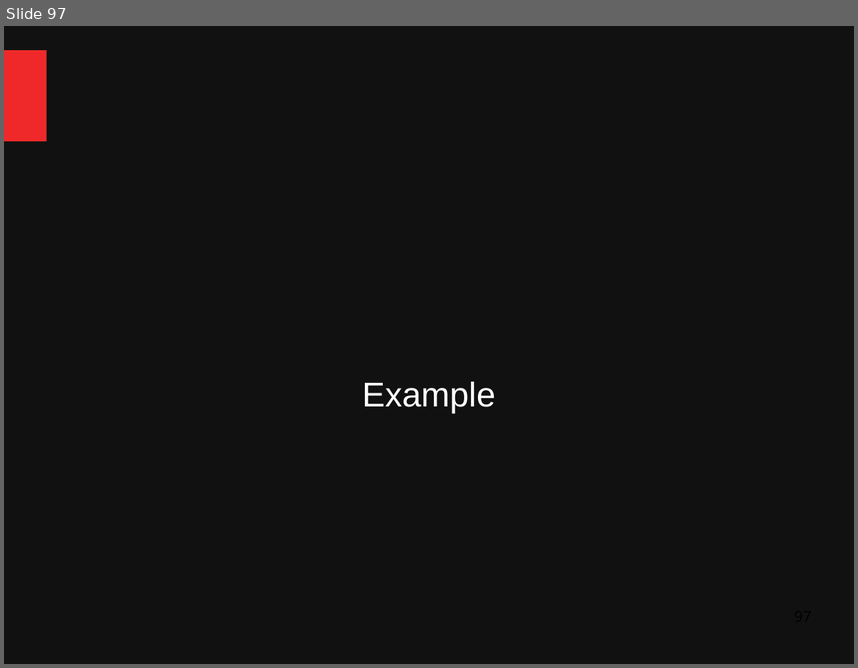
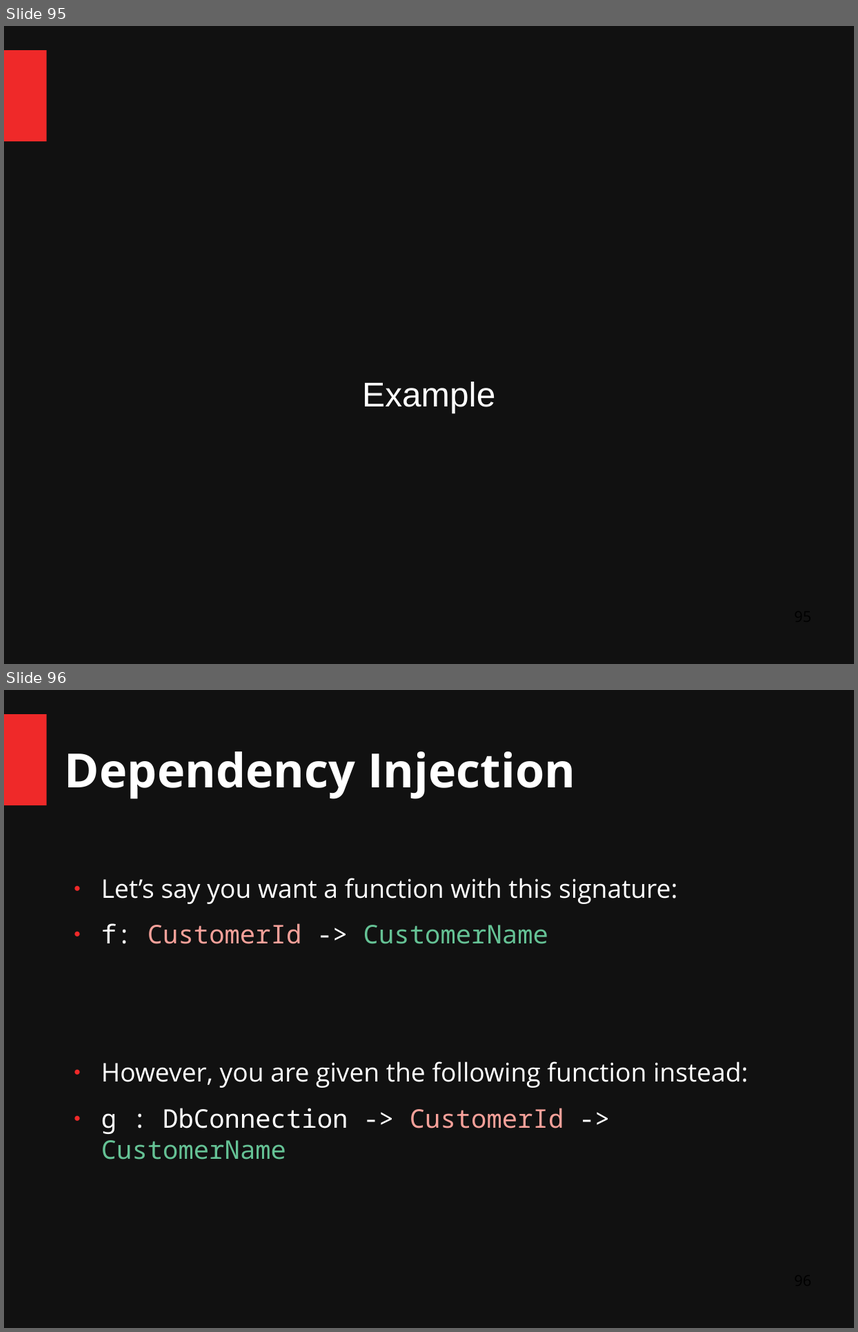
Before and after one commit to ChangHaiBin/FSharpPowerPoint, a slide deck: FSharp Talk Dark2.odp. Shown one above the other, each under a label of ours: slide 97 before the commit, slides 95 and 96 after it. The pictures are 858x668 and 858x1332 pixels, drawn with LibreOffice and Linux fonts; fonts in the diff are those of the drawing. Boxes give left, top, right and bottom in pixels: in the first picture for what was removed or moved away, otherwise in the second. Text is boxed around its words. In the diff, an @@ line names an element or a change of style, - is before the commit and + after.

Commit message:
dependency injection

```diff
--- a/FSharp Talk Dark2.odp
+++ b/FSharp Talk Dark2.odp
@@ slide 96 added at (x1=4, y1=690, x2=854, y2=1328), background #111111; not listed: 1 template element that a slide beside it also shows @@
@@ title added at (x1=65, y1=751, x2=575, y2=799), 44 pt, text #FFFFFF, bold @@
+Dependency Injection
@@ text added at (x1=101, y1=878, x2=749, y2=1159), 24 pt, text #FFFFFF @@
+● Let’s say you want a function with this signature:
+● f: CustomerId -> CustomerName
+● However, you are given the following function instead:
+● g : DbConnection -> CustomerId -> CustomerName
@@ what was slide 97 is now slide 95 @@
```
Also in this commit, not shown: 13 other slides added, 1 other file.
